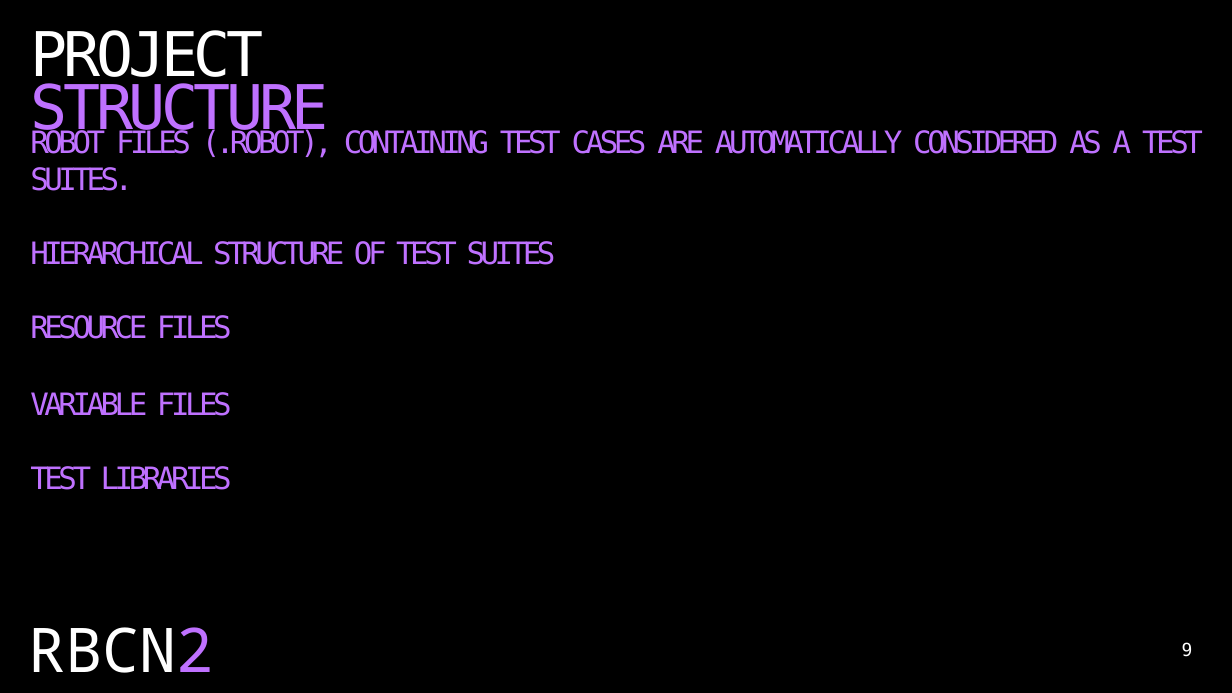
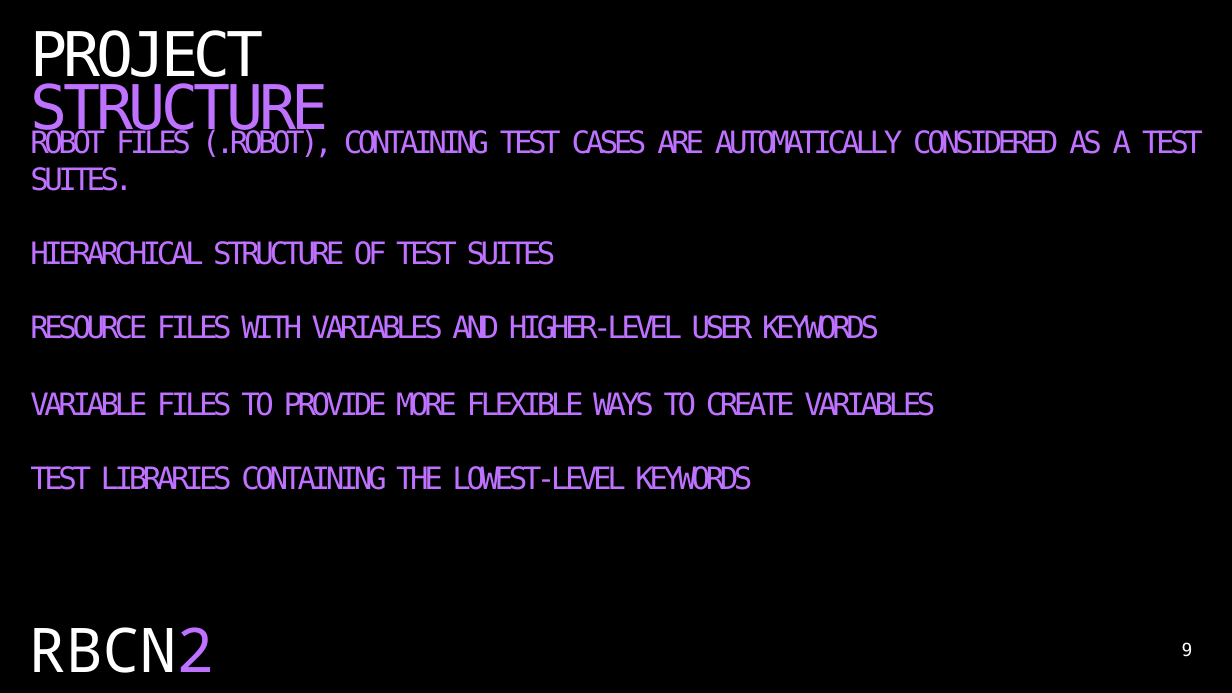
Before and after one commit to czyrski/robocon2024_unlocking_power, a slide deck: slide 9 of unlocking_power_of_robot_framework.pptx. Drawn at 1232x693 pixels with LibreOffice and Linux fonts; fonts in the diff are those of the drawing. Boxes give left, top, right and bottom in pixels: in the first picture for what was removed or moved away, otherwise in the second. Text is boxed around its words. In the diff, an @@ line names an element or a change of style, - is before the commit and + after.

```diff
--- a/unlocking_power_of_robot_framework.pptx
+++ b/unlocking_power_of_robot_framework.pptx
@@ text at bbox=[30, 315, 935, 490]: text changed @@
-RESOURCE FILES
-VARIABLE FILES
-TEST LIBRARIES
+RESOURCE FILES WITH VARIABLES AND HIGHER-LEVEL USER KEYWORDS
+VARIABLE FILES TO PROVIDE MORE FLEXIBLE WAYS TO CREATE VARIABLES
+TEST LIBRARIES CONTAINING THE LOWEST-LEVEL KEYWORDS
```
Also in this commit, not shown: 5 other slides changed.
